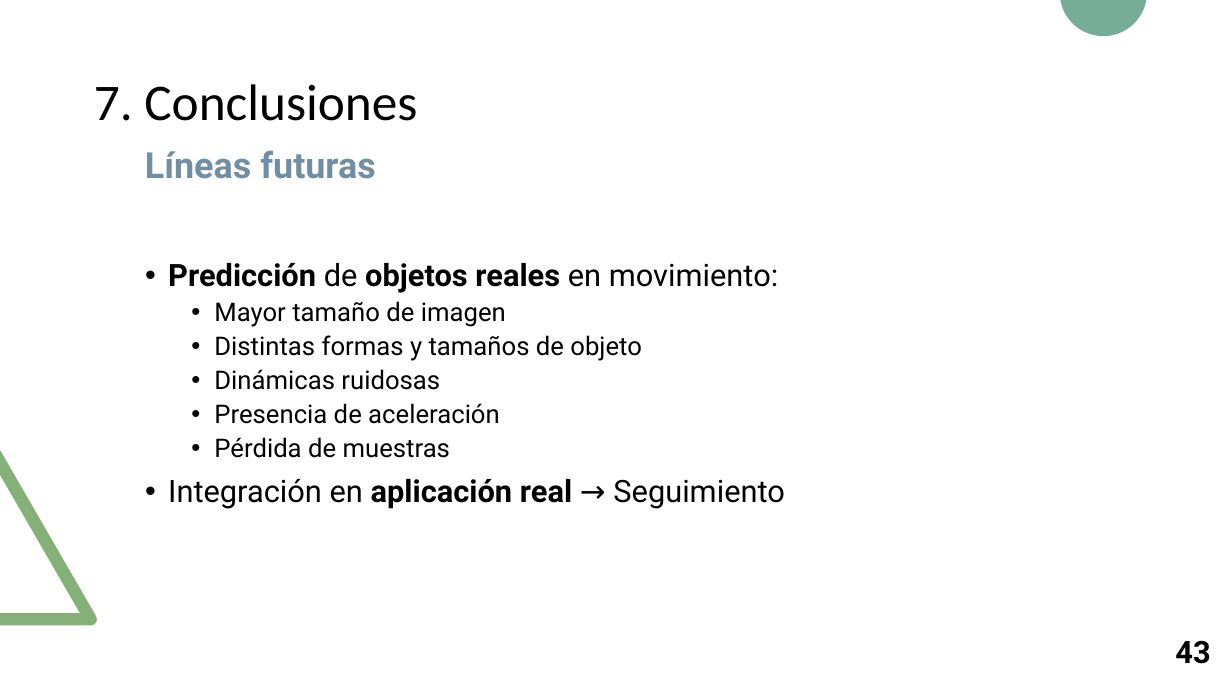
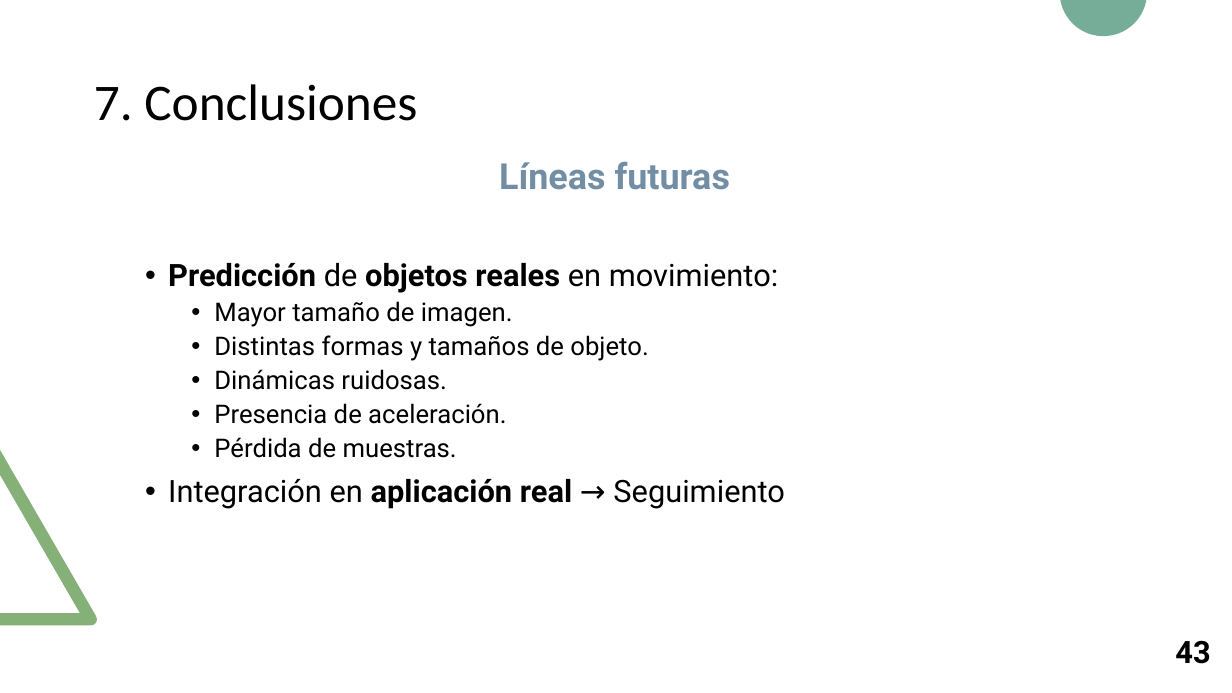
Before and after one commit to RoboticsLabURJC/2017-tfm-nuria-oyaga, a slide deck: slide 44 of Documentation/Presentacion-TFM/Presentacion-TFM.pptx. Drawn at 1232x693 pixels with LibreOffice and Linux fonts; fonts in the diff are those of the drawing. Boxes give left, top, right and bottom in pixels: in the first picture for what was removed or moved away, otherwise in the second. Text is boxed around its words. In the diff, an @@ line names an element or a change of style, - is before the commit and + after.

Commit message:
Presentation v.1

```diff
--- a/Documentation/Presentacion-TFM/Presentacion-TFM.pptx
+++ b/Documentation/Presentacion-TFM/Presentacion-TFM.pptx
@@ text "Líneas futuras": place and size @@
-text "Líneas futuras" at <box>145,150,375,179</box>
+text "Líneas futuras" at <box>499,161,730,190</box>
@@ text "Líneas futuras" at <box>499,161,730,190</box>: alignment left to centre @@
@@ text at <box>214,301,648,458</box>: text changed @@
-  • Mayor tamaño de imagen
-  • Distintas formas y tamaños de objeto
-  • Dinámicas ruidosas
-  • Presencia de aceleración
-  • Pérdida de muestras
+  • Mayor tamaño de imagen.
+  • Distintas formas y tamaños de objeto.
+  • Dinámicas ruidosas.
+  • Presencia de aceleración.
+  • Pérdida de muestras.
```
Also in this commit, not shown: 2 other slides changed, 1 other file.
